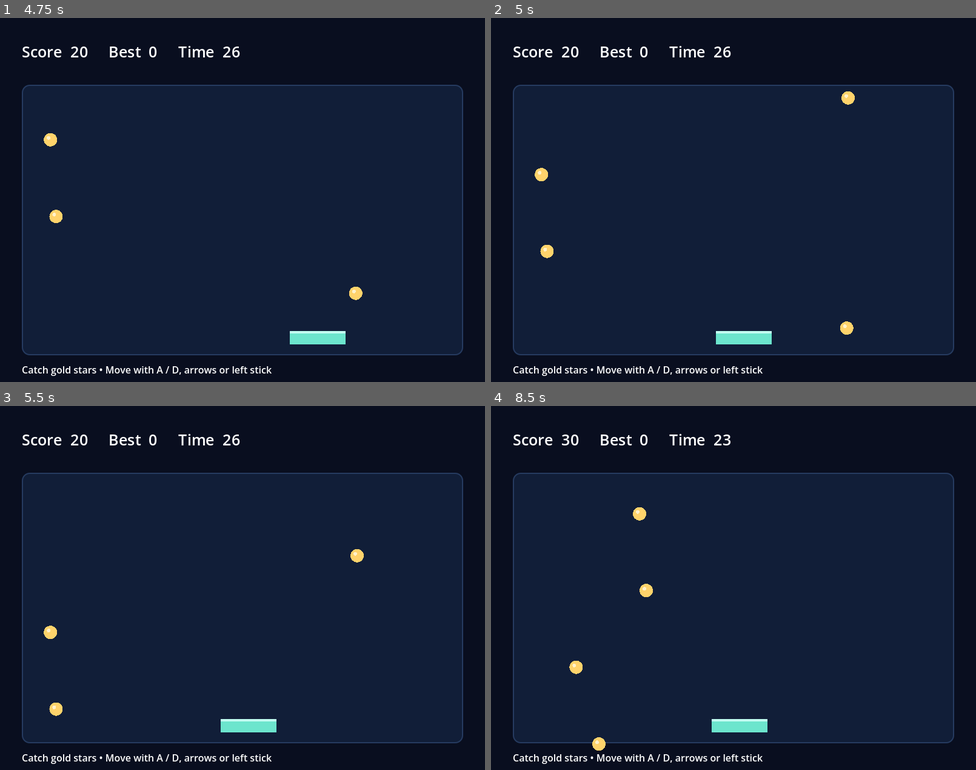
Above: before the commit, frames 1-4 (two rows, left to right).
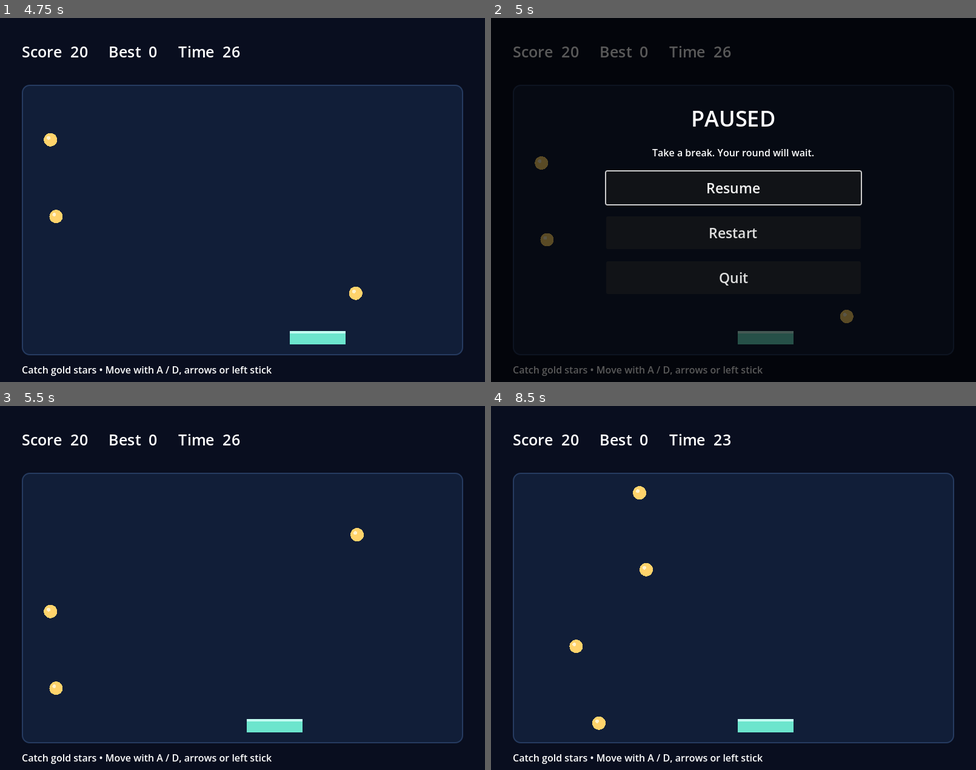
Above: after the commit, the same moments.

Repository: Klyve-09/hstack-trial-godot
Game: Godot game, scene res://main.tscn
The game is run twice, just before and just after one commit, with the same random seed, the same clock (stepped at 60 frames per second) and the same inputs.
Inputs (mouse positions are in pixels of both pictures, inside the frame that each line leads up to):
- Up to frame 1 (4.75 s): click "Start" at 0.5 s; move the mouse to (349, 181) at 1.27 s; hold D (move_right) 1.28-2.03 s; click (349, 181) at 1.42 s; move the mouse to (145, 218) at 2.02 s; hold Down 2.03-2.78 s; click (145, 218) at 2.17 s; move the mouse to (291, 119) at 2.77 s; hold D (move_right) 2.78-3.53 s; click (291, 119) at 2.92 s; move the mouse to (218, 272) at 3.52 s; hold Up 3.53-4.28 s; click (218, 272) at 3.67 s; move the mouse to (388, 254) at 4.27 s; hold A (move_left) from 4.28 s (still down); click (388, 254) at 4.42 s
- Up to frame 2 (5 s): keep holding A (move_left); tap Escape (ui_cancel) at 4.9 s
- Up to frame 3 (5.5 s): release A (move_left) at 5 s; click (242, 577) at 5 s, where only the run after the commit has a clickable "Resume"
- Up to frame 4 (8.5 s): move the mouse to (588, 533) at 5.77 s; hold A (move_left) 5.78-6.53 s; click (588, 533) at 5.92 s; move the mouse to (757, 588) at 6.52 s; hold Down 6.53-7.28 s; click (757, 588) at 6.67 s; move the mouse to (660, 497) at 7.27 s; hold D (move_right) 7.28-8.03 s; click (660, 497) at 7.42 s; move the mouse to (840, 569) at 8.02 s; hold Up from 8.03 s (still down); click (840, 569) at 8.17 s

Frame 1 is identical in both runs. In frame 2, 68% of the frame differs, in the area x 4-96%, y 7-99%; in frame 3, 0.9%; in frame 4, 1.1%.

Commit message:
Add a keyboard-friendly pause menu
Esc or gamepad Start pauses a round and opens Resume / Restart / Quit
over the frozen field. Resume has focus, focus wraps in screen order,
and Esc, gamepad Start or B resume. Quit returns to the title, and
abandoned rounds save no score. ui_cancel gains an explicit gamepad B
binding because Godot 4.7.2's default has none.

Co-Authored-By: Claude Opus 5.5 <noreply@anthropic.com>

Diff:
--- a/project.godot
+++ b/project.godot
@@ -16,6 +16,14 @@
 window/stretch/mode="canvas_items"
 
 [input]
+ui_cancel={
+"deadzone": 0.5,
+"events": [Object(InputEventKey,"keycode":4194305), Object(InputEventJoypadButton,"button_index":1)]
+}
+pause={
+"deadzone": 0.5,
+"events": [Object(InputEventKey,"physical_keycode":4194305), Object(InputEventJoypadButton,"button_index":6)]
+}
 ui_accept={
 "deadzone": 0.5,
 "events": [Object(InputEventKey,"keycode":4194309), Object(InputEventKey,"keycode":4194310), Object(InputEventKey,"keycode":32), Object(InputEventJoypadButton,"button_index":0)]
--- a/scripts/game.gd
+++ b/scripts/game.gd
@@ -1,6 +1,6 @@
 extends Node2D
 
-enum Screen { TITLE, PLAY, GAME_OVER }
+enum Screen { TITLE, PLAY, PAUSED, GAME_OVER }
 
 const Rules = preload("res://scripts/round_rules.gd")
 const ScoreStore = preload("res://scripts/score_store.gd")
@@ -23,6 +23,7 @@
 var interface: Control
 var menu: VBoxContainer
 var hud: Label
+var pause_overlay: ColorRect
 
 
 func _ready() -> void:
@@ -34,6 +35,42 @@
 	interface.set_anchors_and_offsets_preset(Control.PRESET_FULL_RECT)
 	layer.add_child(interface)
 	show_title()
+
+
+func _unhandled_input(event: InputEvent) -> void:
+	if event.is_echo():
+		return
+	if screen == Screen.PLAY and event.is_action_pressed("pause"):
+		show_pause()
+		get_viewport().set_input_as_handled()
+	elif (
+		screen == Screen.PAUSED
+		and (event.is_action_pressed("ui_cancel") or event.is_action_pressed("pause"))
+	):
+		resume_round()
+		get_viewport().set_input_as_handled()
+
+
+func show_pause() -> void:
+	screen = Screen.PAUSED
+	pause_overlay = ColorRect.new()
+	pause_overlay.set_anchors_and_offsets_preset(Control.PRESET_FULL_RECT)
+	pause_overlay.color = Color(0, 0, 0, 0.65)
+	pause_overlay.mouse_filter = Control.MOUSE_FILTER_IGNORE
+	interface.add_child(pause_overlay)
+	_create_menu("PAUSED", "Take a break. Your round will wait.")
+	menu.reparent(pause_overlay)
+	_add_button("Resume", resume_round)
+	_add_button("Restart", start_round)
+	_add_button("Quit", show_title)
+	_focus_menu()
+
+
+func resume_round() -> void:
+	interface.remove_child(pause_overlay)
+	pause_overlay.queue_free()
+	pause_overlay = null
+	screen = Screen.PLAY
 
 
 func _process(delta: float) -> void:
@@ -71,7 +108,7 @@
 
 
 func _draw() -> void:
-	if screen != Screen.PLAY:
+	if screen != Screen.PLAY and screen != Screen.PAUSED:
 		return
 	draw_style_box(_field_style(), FIELD)
 	for item in items:
--- a/tests/run_tests.gd
+++ b/tests/run_tests.gd
@@ -108,10 +108,21 @@
 	await process_frame
 	_expect(game.screen == game.Screen.GAME_OVER, "Deadline opens game over")
 	_expect(Store.load_best(SAVE) == 10, "Completed rounds persist the best")
+	var pause := InputEventJoypadButton.new()
+	pause.button_index = JOY_BUTTON_START
+	pause.pressed = true
+	Input.parse_input_event(pause)
+	await process_frame
+	_expect(game.screen == game.Screen.GAME_OVER, "Game over cannot be paused")
+	pause.pressed = false
+	Input.parse_input_event(pause)
+	await process_frame
 	var again: Button = game.menu.get_child(2)
 	_expect(again.has_focus(), "Game over focuses Play again")
 	again.pressed.emit()
 	_expect(game.round_state.score == 0, "Play again resets the round")
+	await _test_pause(game)
+	await _test_pause_actions(game)
 	game.show_title()
 	await process_frame
 	_expect(game.menu.get_child(2).has_focus(), "Returning to Title restores focus")
@@ -121,6 +132,190 @@
 	quit(1 if failures else 0)
 
 
+func _test_pause(game: Node2D) -> void:
+	var remaining: float = game.round_state.remaining
+	var score: int = game.round_state.score
+	game.items.assign([Vector2(300, 200)])
+	var items: Array = game.items.duplicate()
+	var player_x: float = game.player_x
+	var hud: Label = game.hud
+	var hint: Node = game.interface.get_child(1)
+	var escape := InputEventKey.new()
+	escape.keycode = KEY_ESCAPE
+	escape.physical_keycode = KEY_ESCAPE
+	escape.pressed = true
+	Input.parse_input_event(escape)
+	await process_frame
+	_expect(game.screen == game.Screen.get("PAUSED"), "One Esc press opens pause")
+	var overlay: Control = game.menu.get_parent()
+	_expect(overlay != game.interface and overlay.is_visible_in_tree(), "Pause overlay is shown")
+	var resume: Button = game.menu.get_child(2)
+	var restart: Button = game.menu.get_child(3)
+	var quit_button: Button = game.menu.get_child(4)
+	_expect(
+		[resume.text, restart.text, quit_button.text] == ["Resume", "Restart", "Quit"],
+		"Pause offers Resume, Restart and Quit"
+	)
+	_expect(resume.has_focus(), "Pause focuses Resume")
+	escape.echo = true
+	Input.parse_input_event(escape)
+	await process_frame
+	_expect(game.screen == game.Screen.PAUSED, "Held Esc does not resume")
+	escape.echo = false
+	_expect(
+		hud.get_parent() == game.interface and hint.get_parent() == game.interface,
+		"Pause preserves the HUD and hint"
+	)
+	game.set_process(true)
+	Input.action_press("move_right")
+	game._process(1.0)
+	await process_frame
+	await process_frame
+	game.set_process(false)
+	Input.action_release("move_right")
+	_expect(game.round_state.remaining == remaining, "Pause freezes the round clock")
+	_expect(game.round_state.score == score, "Pause preserves score")
+	_expect(game.items == items, "Pause freezes falling items and spawning")
+	_expect(game.player_x == player_x, "Pause freezes movement")
+	var buttons: Array[Button] = [resume, restart, quit_button]
+	for index in buttons.size():
+		var button := buttons[index]
+		_expect(
+			button.get_node(button.focus_neighbor_bottom) == buttons[(index + 1) % 3],
+			"Pause Down follows screen order and wraps"
+		)
+		_expect(
+			button.get_node(button.focus_neighbor_top) == buttons[(index + 2) % 3],
+			"Pause Up follows reverse screen order and wraps"
+		)
+	var down := InputEventKey.new()
+	down.keycode = KEY_DOWN
+	down.pressed = true
+	Input.parse_input_event(down)
+	await process_frame
+	_expect(restart.has_focus(), "Injected Down focuses Restart")
+	down.pressed = false
+	Input.parse_input_event(down)
+	await process_frame
+	escape.pressed = false
+	Input.parse_input_event(escape)
+	await process_frame
+	escape.pressed = true
+	Input.parse_input_event(escape)
+	await process_frame
+	_expect(game.screen == game.Screen.PLAY, "Second Esc resumes with a button focused")
+	_expect(
+		(
+			game.interface.get_child_count() == 2
+			and (not is_instance_valid(overlay) or not overlay.is_inside_tree())
+		),
+		"Resume removes only the pause overlay"
+	)
+	_expect(
+		(
+			game.round_state.remaining == remaining
+			and game.items == items
+			and game.round_state.score == score
+			and game.player_x == player_x
+		),
+		"Resume preserves the round"
+	)
+	escape.pressed = false
+	Input.parse_input_event(escape)
+	await process_frame
+	game._process(0.1)
+	_expect(game.round_state.remaining < remaining, "Time advances after resuming")
+
+
+func _test_pause_actions(game: Node2D) -> void:
+	var start := InputEventJoypadButton.new()
+	start.button_index = JOY_BUTTON_START
+	start.pressed = true
+	Input.parse_input_event(start)
+	await process_frame
+	_expect(game.screen == game.Screen.PAUSED, "Gamepad Start pauses")
+	_expect(game.menu.get_child(2).has_focus(), "Gamepad pause focuses Resume")
+	start.pressed = false
+	Input.parse_input_event(start)
+	await process_frame
+	var cancel: InputEventJoypadButton
+	for event in InputMap.action_get_events("ui_cancel"):
+		if event is InputEventJoypadButton:
+			cancel = event.duplicate()
+			break
+	_expect(cancel != null, "Cancel has a gamepad binding")
+	if cancel != null:
+		cancel.pressed = true
+		Input.parse_input_event(cancel)
+		await process_frame
+		_expect(game.screen == game.Screen.PLAY, "Gamepad cancel resumes")
+		cancel.pressed = false
+		Input.parse_input_event(cancel)
+		await process_frame
+	start.pressed = true
+	Input.parse_input_event(start)
+	await process_frame
+	start.pressed = false
+	Input.parse_input_event(start)
+	await process_frame
+	start.pressed = true
+	Input.parse_input_event(start)
+	await process_frame
+	_expect(game.screen == game.Screen.PLAY, "Gamepad Start also resumes")
+	start.pressed = false
+	Input.parse_input_event(start)
+	await process_frame
+	start.pressed = true
+	Input.parse_input_event(start)
+	await process_frame
+	start.pressed = false
+	Input.parse_input_event(start)
+	await process_frame
+	game.menu.get_child(2).pressed.emit()
+	_expect(game.screen == game.Screen.PLAY, "Resume button returns to play")
+	game.round_state.score = 100
+	game.round_state.advance(5.0)
+	start.pressed = true
+	Input.parse_input_event(start)
+	await process_frame
+	start.pressed = false
+	Input.parse_input_event(start)
+	await process_frame
+	game.menu.get_child(3).pressed.emit()
+	_expect(
+		(
+			game.screen == game.Screen.PLAY
+			and game.round_state.score == 0
+			and game.round_state.remaining == 30.0
+		),
+		"Restart starts a fresh round"
+	)
+	_expect(
+		game.items.is_empty() and game.player_x == 400.0 and game.interface.get_child_count() == 2,
+		"Restart resets the field and removes the overlay"
+	)
+	_expect(
+		Store.load_best(SAVE) == 10 and game.best == 10, "Restart does not save abandoned score"
+	)
+	game.round_state.score = 200
+	start.pressed = true
+	Input.parse_input_event(start)
+	await process_frame
+	start.pressed = false
+	Input.parse_input_event(start)
+	await process_frame
+	game.menu.get_child(4).pressed.emit()
+	_expect(game.screen == game.Screen.TITLE, "Pause Quit returns to title")
+	_expect(Store.load_best(SAVE) == 10 and game.best == 10, "Quit does not save abandoned score")
+	start.pressed = true
+	Input.parse_input_event(start)
+	await process_frame
+	_expect(game.screen == game.Screen.TITLE, "Title cannot be paused")
+	start.pressed = false
+	Input.parse_input_event(start)
+	await process_frame
+
+
 func _expect(condition: bool, message: String) -> void:
 	checks += 1
 	if not condition:
